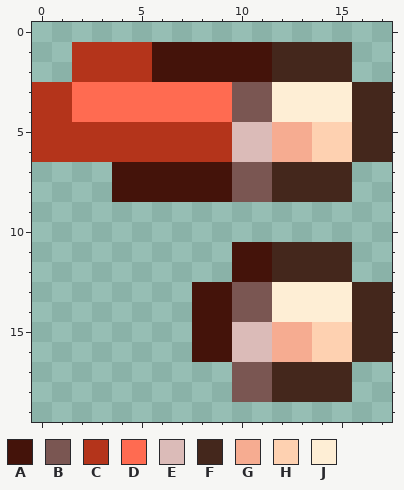
Edited in one commit: pixel-art sprite (Content/Characters/Klee/Textures/Klee_CompositeArm.png). Above is the file before it was changed.
The file is 18x20 pixels.
Palette (. is transparent): A #44130a  B #7a5652  C #b4341b  D #ff6b51  E #dbbbb8  F #44271c  G #f6ac91  H #fed1b1  J #feeed5
Pixels before, first column x 0:
 1 ..CCCCAAAAAAFFFF..
 2 ..CCCCAAAAAAFFFF..
 3 CCDDDDDDDDBBJJJJFF
 4 CCDDDDDDDDBBJJJJFF
 5 CCCCCCCCCCEEGGHHFF
 6 CCCCCCCCCCEEGGHHFF
 7 ....AAAAAABBFFFF..
 8 ....AAAAAABBFFFF..
 9 ..................
10 ..................
11 ..........AAFFFF..
12 ..........AAFFFF..
13 ........AABBJJJJFF
14 ........AABBJJJJFF
15 ........AAEEGGHHFF
16 ........AAEEGGHHFF
17 ..........BBFFFF..
18 ..........BBFFFF..
Once edited:
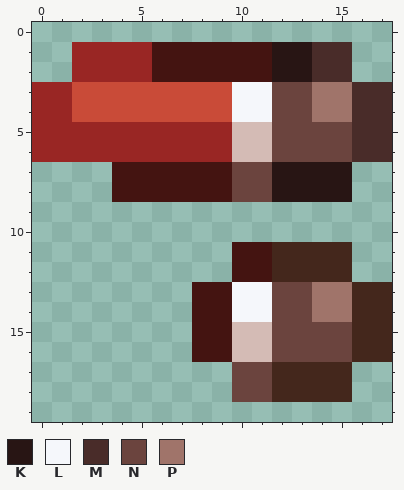
Colours new in this view: K #281514  L #f5f7fb  M #492c29  N #6b443e  P #a0746a
The edit:
Colour A changes from #44130a to #441411.
Colour C changes from #b4341b to #992624.
Colour D changes from #ff6b51 to #c94b38.
Colour E changes from #dbbbb8 to #d4bbb5.
Colour F becomes colour K in rows 1 to 2 at x 12 to 13; in rows 7 to 8 at x 12 to 15.
Colour B becomes colour L in rows 3 to 4 at x 10 to 11; in rows 13 to 14 at x 10 to 11.
Colour F becomes colour M in rows 1 to 2 at x 14 to 15; in rows 3 to 6 at x 16 to 17.
Colour B becomes colour N in rows 7 to 8 at x 10 to 11; in rows 17 to 18 at x 10 to 11.
Colour G becomes colour N in rows 5 to 6 at x 12 to 13; in rows 15 to 16 at x 12 to 13.
Colour H becomes colour N in rows 5 to 6 at x 14 to 15; in rows 15 to 16 at x 14 to 15.
Colour J becomes colour N in rows 3 to 4 at x 12 to 13; in rows 13 to 14 at x 12 to 13.
Colour J becomes colour P in rows 3 to 4 at x 14 to 15; in rows 13 to 14 at x 14 to 15.
Where, in picture pixels (left, top, right, bottom), the same in both pictures:
changed: (32, 42, 392, 402)
